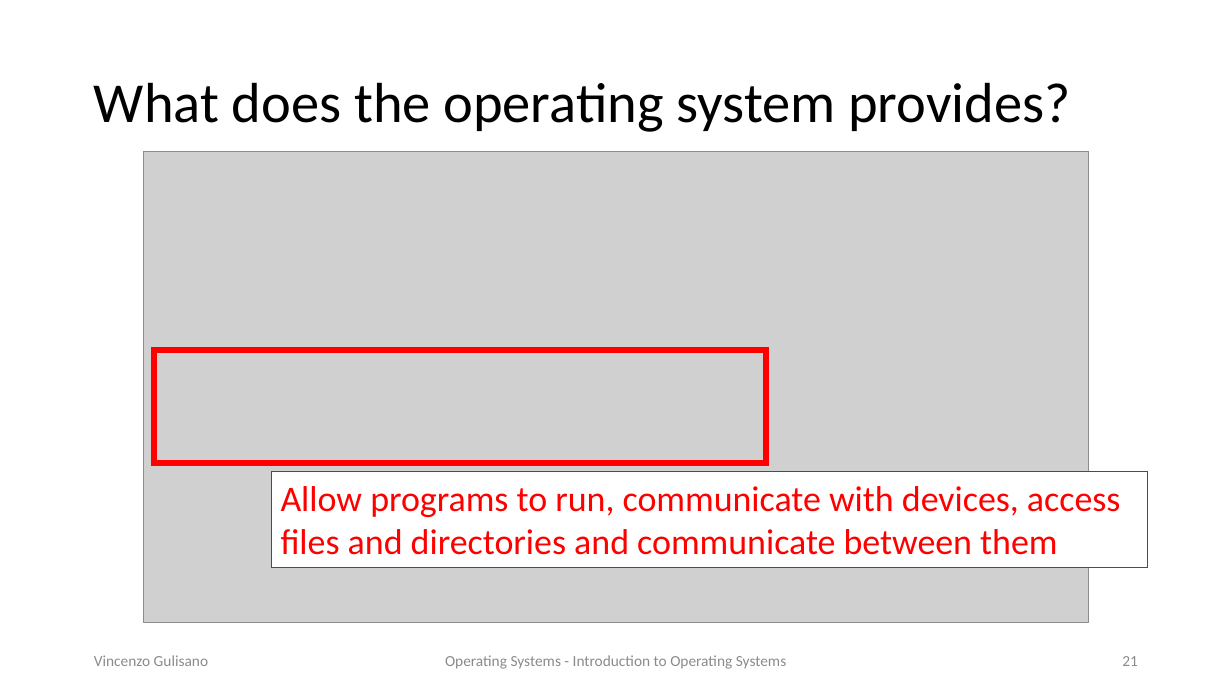
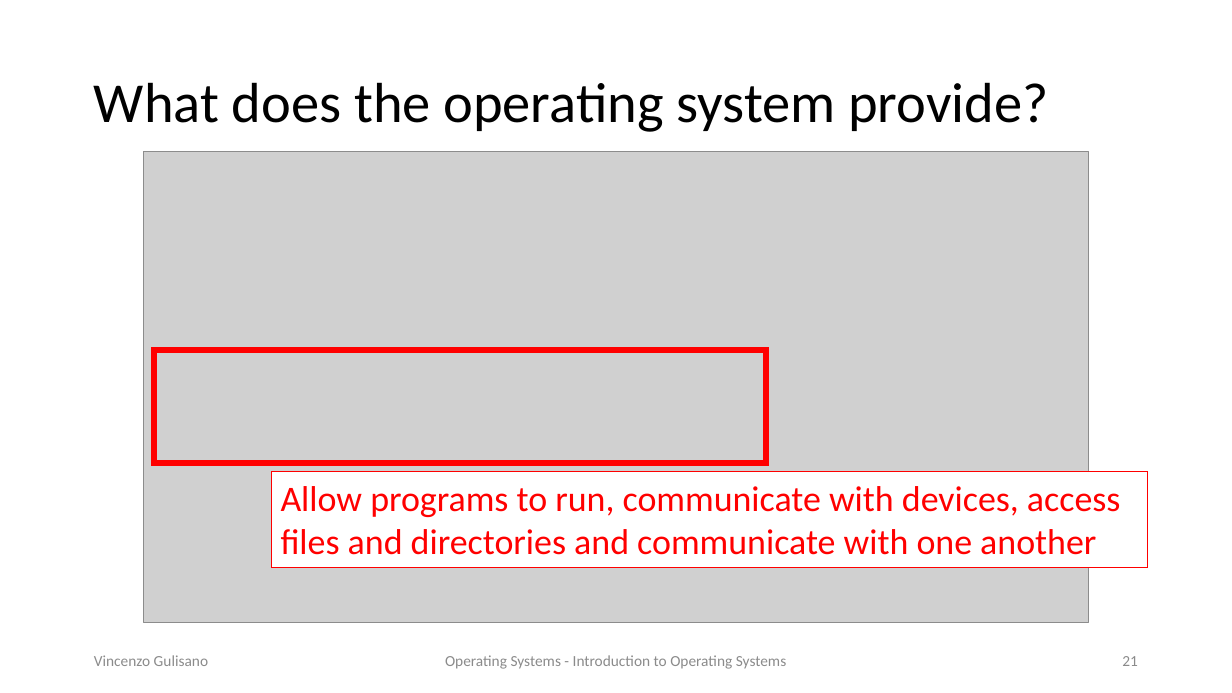
Before and after one commit to vincenzo-gulisano/os_material, a slide deck: slide 21 of slides/introduction_os.pptx. Drawn at 1232x693 pixels with LibreOffice and Linux fonts; fonts in the diff are those of the drawing; grey boxes stand for pictures. Boxes give left, top, right and bottom in pixels: in the first picture for what was removed or moved away, otherwise in the second. Text is boxed around its words. In the diff, an @@ line names an element or a change of style, - is before the commit and + after.

```diff
--- a/slides/introduction_os.pptx
+++ b/slides/introduction_os.pptx
@@ title at (94, 82, 1048, 132): text changed @@
-What does the operating system provides?
+What does the operating system provide?
@@ text in rectangle at (281, 486, 1120, 555): text changed @@
-Allow programs to run, communicate with devices, access files and directories and communicate between them
+Allow programs to run, communicate with devices, access files and directories and communicate with one another
```
Also in this commit, not shown: 33 other slides changed, 2 other files.
